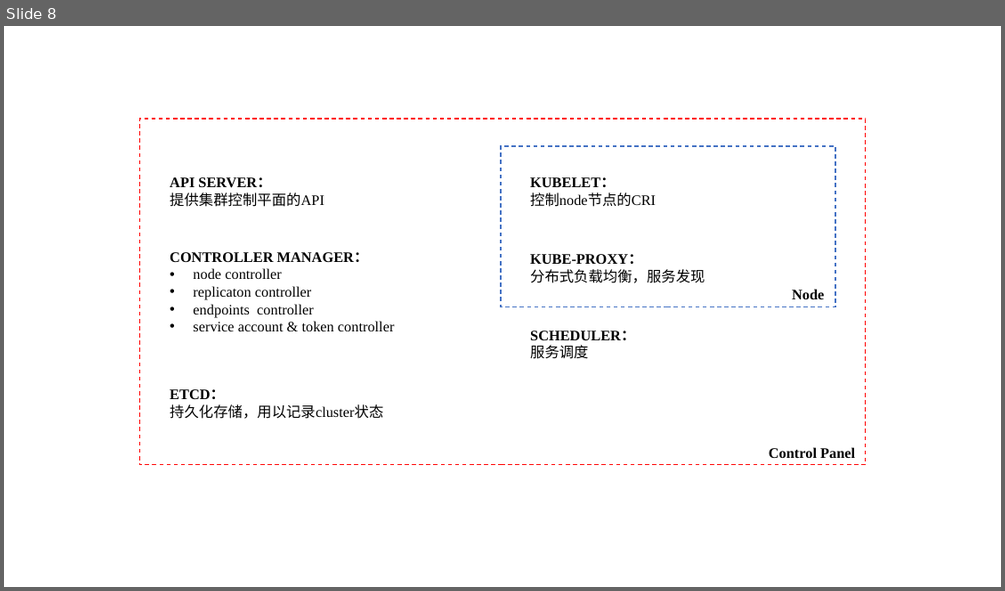
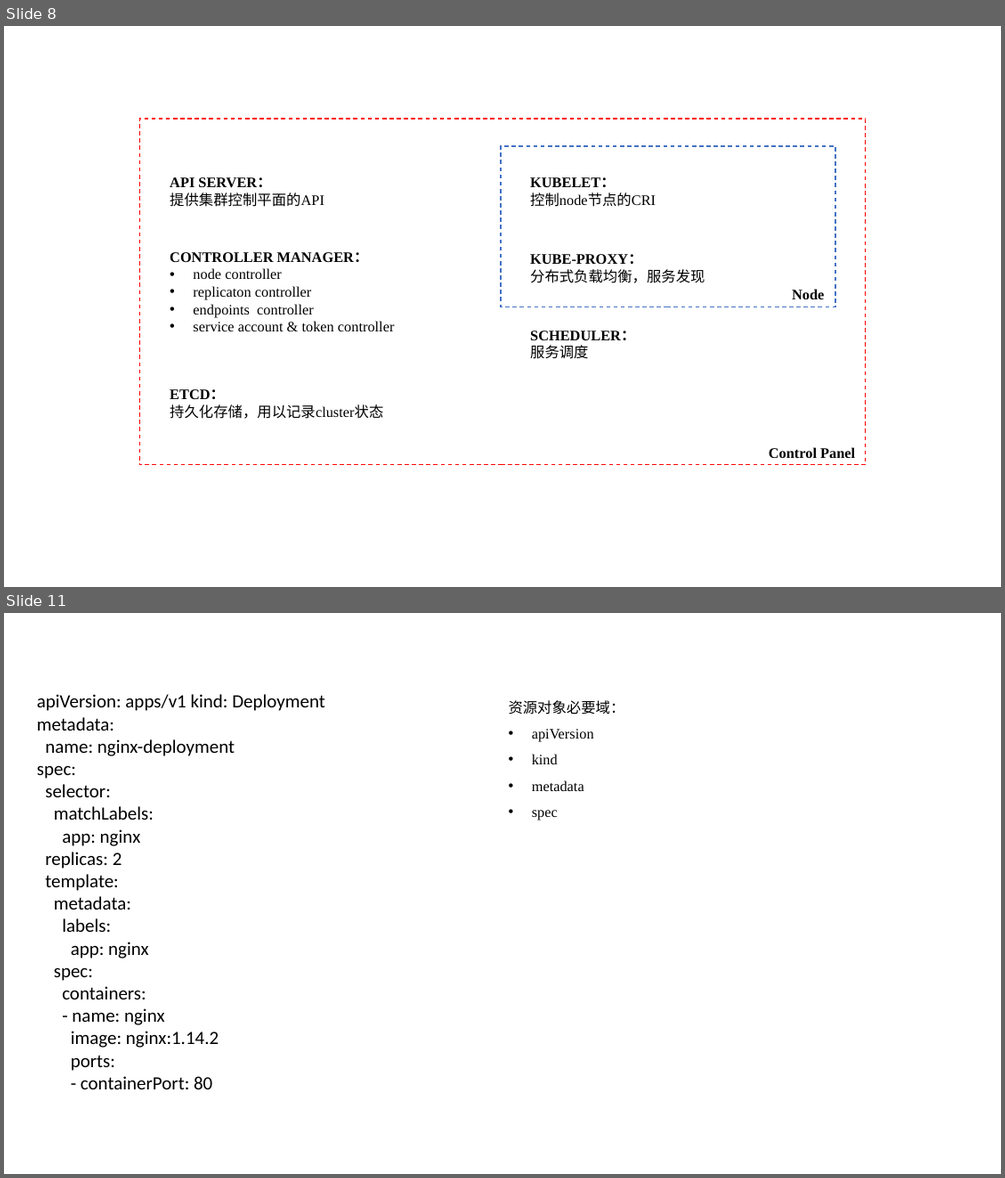
Before and after one commit to nutionMedivn/Kubernetes-training-camp, a slide deck: 基础/008-鸟瞰kubernetes.pptx. Shown one above the other, each under a label of ours: slide 8 before the commit, slides 8 and 11 after it; the slides between them are not shown. The pictures are 1005x591 and 1005x1178 pixels, drawn with LibreOffice and Linux fonts; fonts in the diff are those of the drawing. Boxes give left, top, right and bottom in pixels: in the first picture for what was removed or moved away, otherwise in the second. Text is boxed around its words. In the diff, an @@ line names an element or a change of style, - is before the commit and + after.

```diff
--- a/基础/008-鸟瞰kubernetes.pptx
+++ b/基础/008-鸟瞰kubernetes.pptx
@@ slide 11 added at [4, 613, 1001, 1174], background #FFFFFF @@
@@ text added at [37, 694, 325, 1089], 18 pt, text #000000 @@
+apiVersion: apps/v1 kind: Deployment
+metadata:
+name: nginx-deployment
+spec:
+selector:
+matchLabels:
+app: nginx
+replicas: 2
+template:
+metadata:
+labels:
+app: nginx
+spec:
+containers:
+- name: nginx
+image: nginx:1.14.2
+ports:
+- containerPort: 80
@@ text added at [509, 700, 625, 820], 14 pt, text #000000 @@
+资源对象必要域：
+• apiVersion
+• kind
+• metadata
+• spec
```
Also in this commit, not shown: 3 other slides added.
